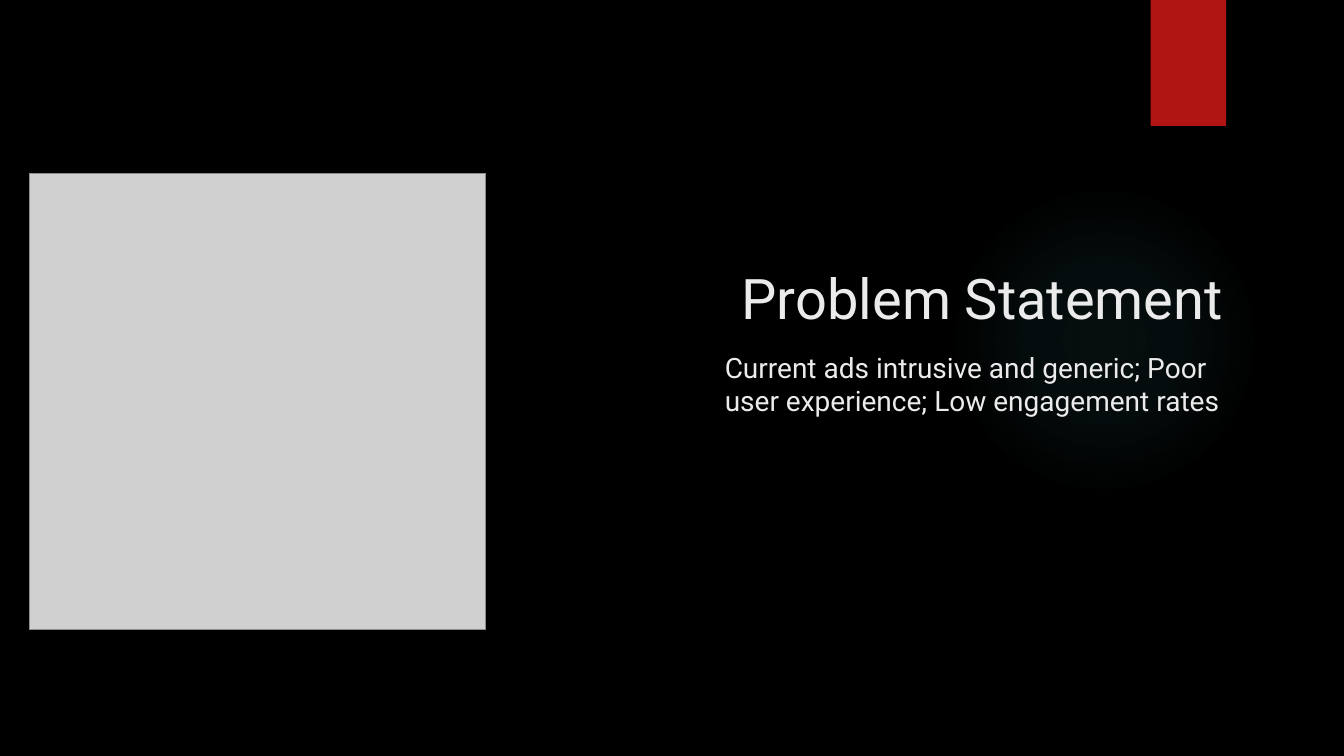
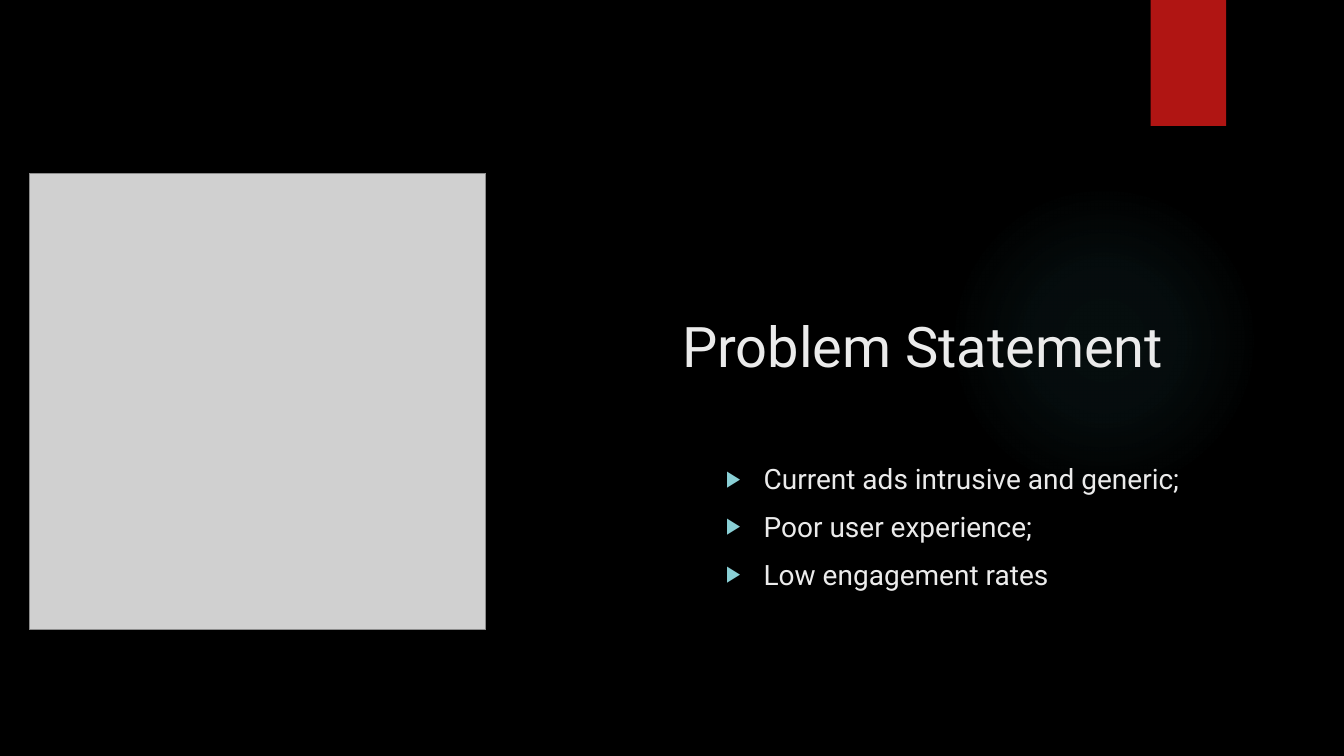
Before and after one commit to bibasrairockz/Hyper-Personalized-In-Game-Advertising, a slide deck: slide 2 of Hyper-Personalized_In-Game_Advertising .pptx. Drawn at 1344x756 pixels with LibreOffice and Linux fonts; fonts in the diff are those of the drawing; grey boxes stand for pictures; background and template pictures are left out. Boxes give left, top, right and bottom in pixels: in the first picture for what was removed or moved away, otherwise in the second. Text is boxed around its words. In the diff, an @@ line names an element or a change of style, - is before the commit and + after.

```diff
--- a/Hyper-Personalized_In-Game_Advertising .pptx
+++ b/Hyper-Personalized_In-Game_Advertising .pptx
@@ title "Problem Statement": place and size @@
-title "Problem Statement" at (742, 277, 1223, 320)
+title "Problem Statement" at (682, 325, 1163, 368)
@@ text at (764, 468, 1179, 591): text changed @@
-Current ads intrusive and generic; Poor user experience; Low engagement rates
+▶ Current ads intrusive and generic;
+▶ Poor user experience;
+▶ Low engagement rates
```
Also in this commit, not shown: 5 other slides changed.
